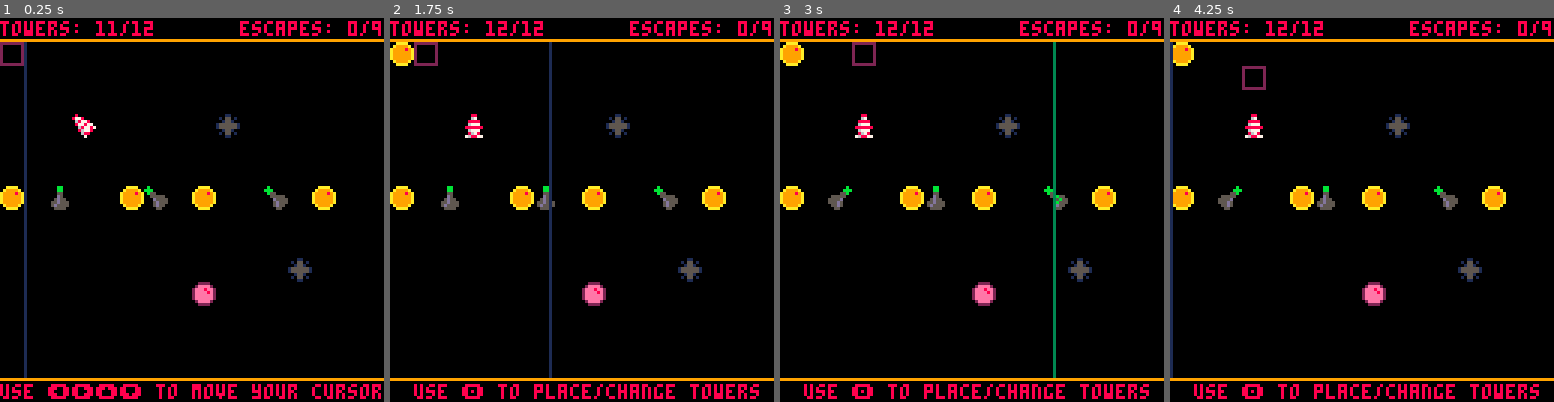
Above: before the commit, frames 1-4 (left to right).
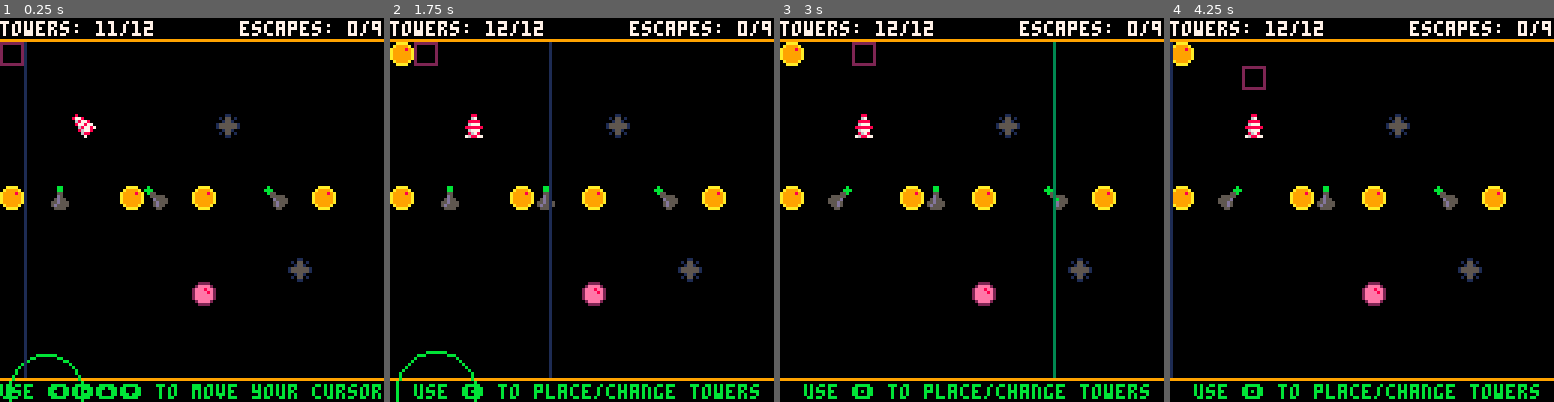
Above: after the commit, the same moments.

Repository: dlowe/sequencer-tower-defense
Game: PICO-8 cartridge ld41.p8
The game is run twice, just before and just after one commit, with the same random seed, the same clock (stepped at 60 frames per second) and the same inputs.
Inputs:
- Up to frame 1 (0.25 s): no input
- Up to frame 2 (1.75 s): tap X (X key) at 0.33, 1.07 s; tap O (Z key) at 0.7, 1.7 s; hold Right from 1.6 s (still down)
- Up to frame 3 (3 s): tap X (X key) at 1.85, 2.97 s; release Right at 2.1 s; tap O (Z key) at 2.1, 2.5, 2.9 s; hold Up 2.15-2.42 s; hold Right from 2.47 s (still down)
- Up to frame 4 (4.25 s): release Right at 3.03 s; hold Left 3.08-3.58 s; tap O (Z key) at 3.3, 3.7, 4.1 s; hold Down 3.63-3.97 s; hold Right from 4.02 s (still down); tap X (X key) at 4.08 s

The runs differ from the first frame. In frame 1, 3.2% of the frame differs, in the area x 0-100%, y 0-100%; in frame 2, 2.9%; in frame 3, 2.7%; in frame 4, 2.7%.

Commit message:
refining walkthrough & endgame

Diff:
--- a/ld41.p8
+++ b/ld41.p8
@@ -40,6 +40,7 @@
 
 -- game_over state
 game_over = false
+game_over_reset_tick = nil
 
 -- particles
 particles = {}
@@ -483,6 +484,7 @@
                escapes += 1
                if escapes >= max_escapes then
                   game_over = true
+                  game_over_reset_tick = tick + 30 * 4
                end
                hurt_creep(i, 999)
             end
@@ -531,9 +533,26 @@
          end
       end
    end
+   move_creeps()
+   move_particles()
+   move_rings()
+   move_projectiles()
    if game_over then
-      if btnp(4) or btnp(5) then
-         extcmd("reset")
+      for n=1,flr(rnd(28)) do
+         particles[#particles + 1] = {
+            x=flr(rnd(108))+10,
+            y=flr(rnd(108))+10,
+            active_until=tick+10+flr(rnd(10)),
+            speed=rnd(5),
+            dx=rnd(3)-1,
+            dy=rnd(3)-1,
+            col=flr(rnd(16))
+         }
+      end
+      if tick >= game_over_reset_tick then
+         if btnp(4) or btnp(5) then
+            extcmd("reset")
+         end
       end
    else
       active = false
@@ -547,13 +566,10 @@
       if (active) observed_activation = true
       if (moved and walkthrough_state == 1) walkthrough_state = 2
       maybe_spawn_creep()
-      move_creeps()
-      move_particles()
-      move_rings()
-      move_projectiles()
-   end
-end
-
+   end
+end
+
+last_walkthrough_state = nil
 function _draw()
     cls()
 
@@ -605,28 +621,41 @@
           end
        end
     end
-    --map(0,0,0,0)
 
     --header
-    print("towers: " .. towers .. "/" .. max_towers, 0, 1, 8)
-    print("escapes: " .. escapes .. "/" .. max_escapes, 80, 1, 8)
+    print("towers: " .. towers .. "/" .. max_towers, 0, 1, 7)
+    print("escapes: " .. escapes .. "/" .. max_escapes, 80, 1, 7)
     line(0,7,127,7,9)
 
     --footer
     line(0,120,127,120,9)
     if game_over then
-       print(" game over (\142 or \151 to restart)", 0, 122, 8)
+       print("game over", 0, 122, 8)
+       if (tick >= game_over_reset_tick) then
+          print("(\142 or \151 to restart)", 42, 122, 8)
+       end
     elseif walkthrough_state != 6 then
-       print(footer_text[walkthrough_state], 0, 122, 8)
+       if last_walkthrough_state != walkthrough_state then
+          last_walkthrough_state = walkthrough_state
+          rings[#rings + 1] = {
+             x = 15,
+             y = 124,
+             col = 11,
+             radius = 15,
+             speed = -0.4,
+             active_until = tick + 25
+          }
+       end
+       print(footer_text[walkthrough_state], 0, 122, 11)
     else
        if tick >= wave_begin_tick then
           if (tick == wave_begin_tick) then
              wave_miss = false
              wave_streak = true
           end
-          print("wave " .. wave .. " in progress", 0, 122, 8)
+          print("wave " .. wave .. " in progress", 0, 122, 6)
        elseif tick > wave_warn_tick then
-          print("wave " .. wave .. " in " .. flr((wave_begin_tick - tick) / 30), 0, 122, 8)
+          print("wave " .. wave .. " in " .. flr((wave_begin_tick - tick) / 30), 0, 122, 9)
        else
           local s = "wave " .. (wave - 1) .. " clear!";
           if (wave_miss == false) then
@@ -635,7 +664,7 @@
           if (wave_streak == true) then
              s = s .. " streak!"
           end
-          print(s, 0, 122, 8)
+          print(s, 0, 122, 12)
        end
     end
 
Not shown, changed: TODO.md
